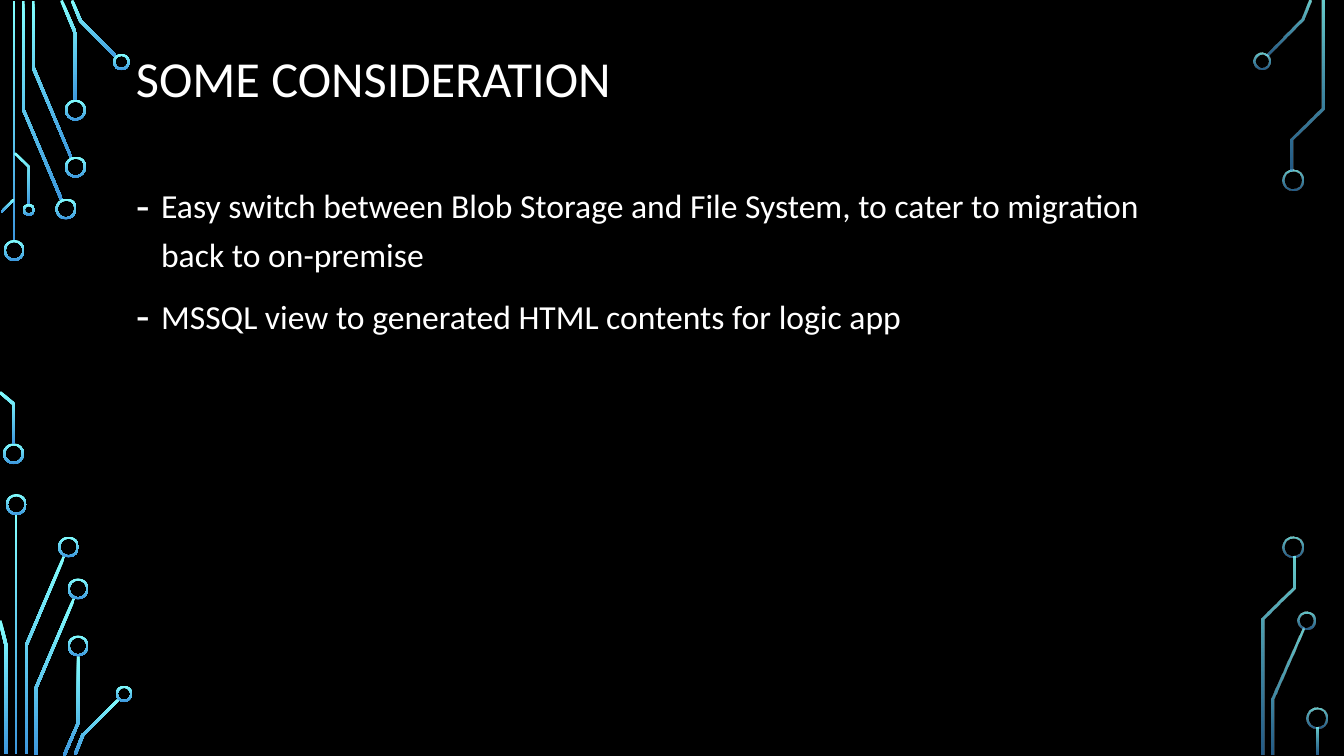
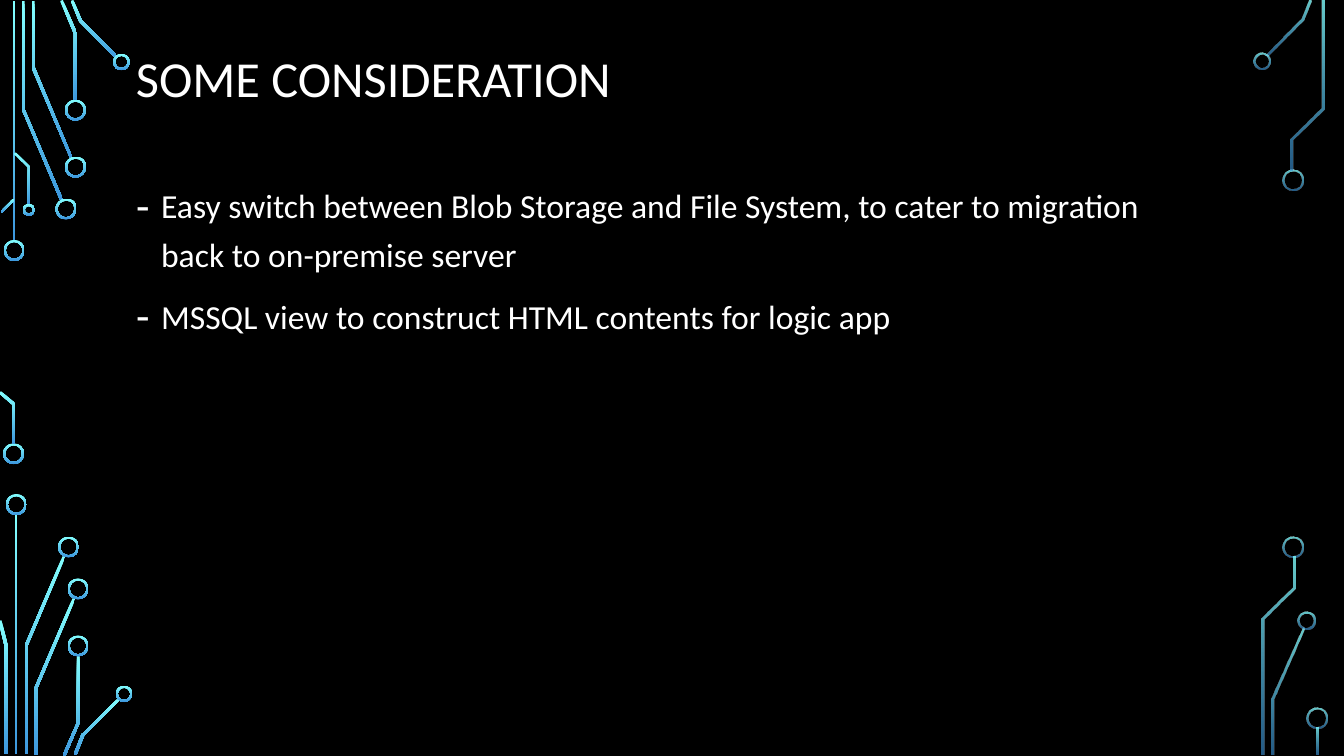
Before and after one commit to chenghao1983/c6c1d99d-502e-4a47-b8f5-35181e48b4fa_PT4, a slide deck: slide 6 of Doc/Active Learning on the Cloud - PT4.pptx. Drawn at 1344x756 pixels with LibreOffice and Linux fonts; fonts in the diff are those of the drawing; background and template pictures are left out. Boxes give left, top, right and bottom in pixels: in the first picture for what was removed or moved away, otherwise in the second. Text is boxed around its words. In the diff, an @@ line names an element or a change of style, - is before the commit and + after.

Commit message:
- updated PPT

```diff
--- a/Doc/Active Learning on the Cloud - PT4.pptx
+++ b/Doc/Active Learning on the Cloud - PT4.pptx
@@ text at <box>161,194,1138,335</box>: text changed @@
-– Easy switch between Blob Storage and File System, to cater to migration back to on-premise
-– MSSQL view to generated HTML contents for logic app
+– Easy switch between Blob Storage and File System, to cater to migration back to on-premise server
+– MSSQL view to construct HTML contents for logic app
```
Also in this commit, not shown: 1 other slide changed.
